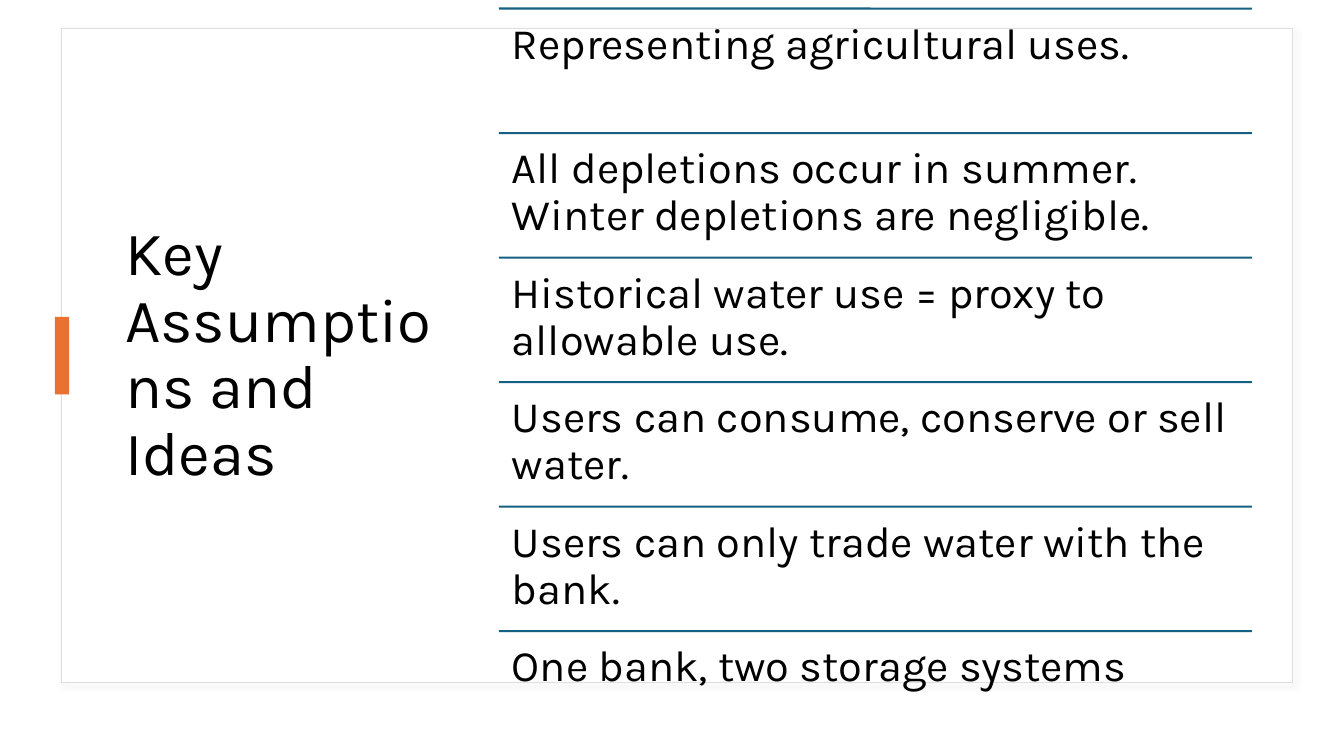
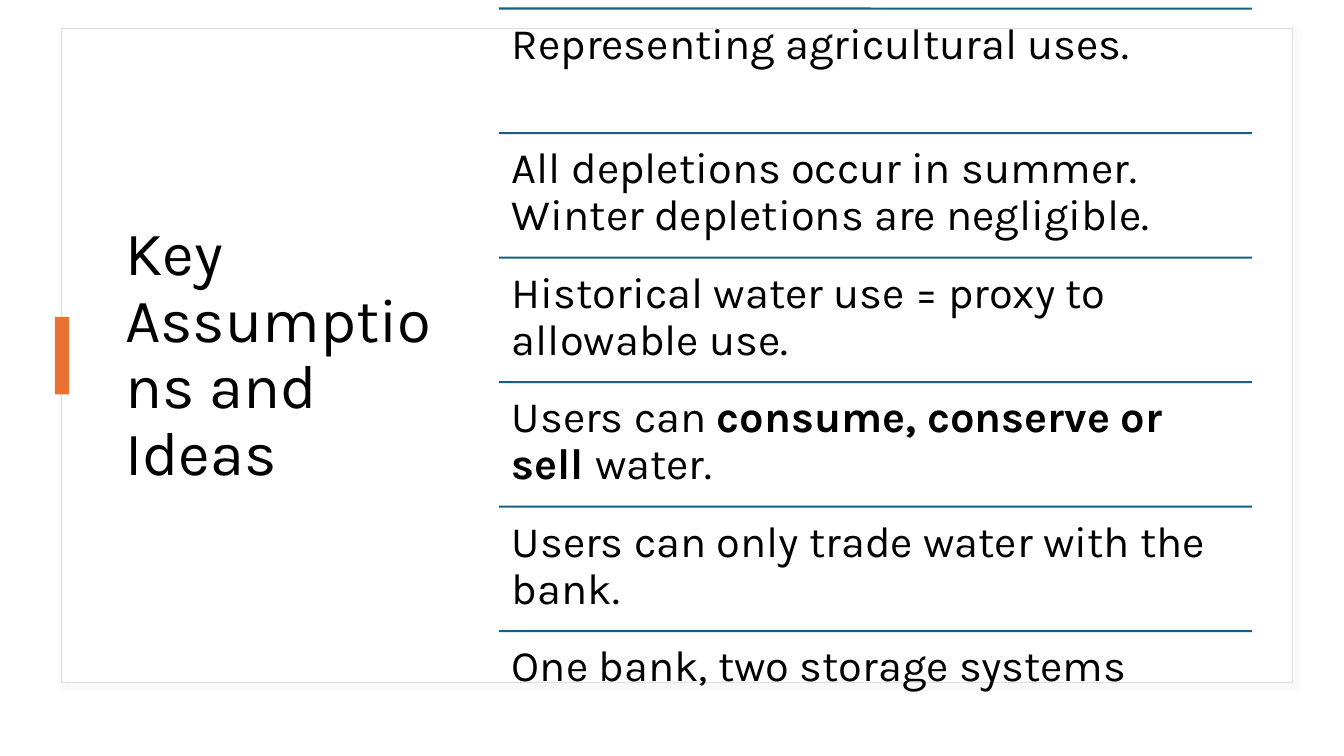
Before and after one commit to HaadiaBaig/BearRiverWaterBank, a slide deck: slide 3 of Session Guide/IntroPresentation.pptx. Drawn at 1344x756 pixels with LibreOffice and Linux fonts; fonts in the diff are those of the drawing. Boxes give left, top, right and bottom in pixels: in the first picture for what was removed or moved away, otherwise in the second. Text is boxed around its words. In the diff, an @@ line names an element or a change of style, - is before the commit and + after.

```diff
--- a/Session Guide/IntroPresentation.pptx
+++ b/Session Guide/IntroPresentation.pptx
@@ text "Users can consume, conserve or ..." at <box>512,404,1163,480</box>: bold on in "consume, conserve or sell" @@
```
Also in this commit, not shown: 1 other slide changed, 4 other files.
